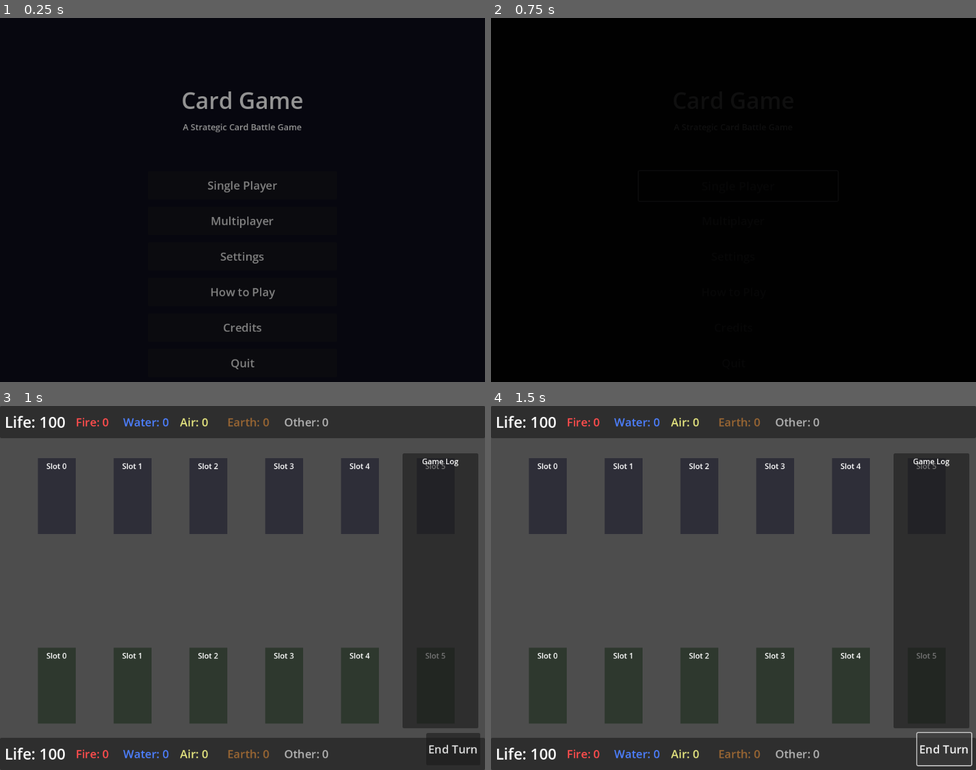
Above: before the commit, frames 1-4 (two rows, left to right).
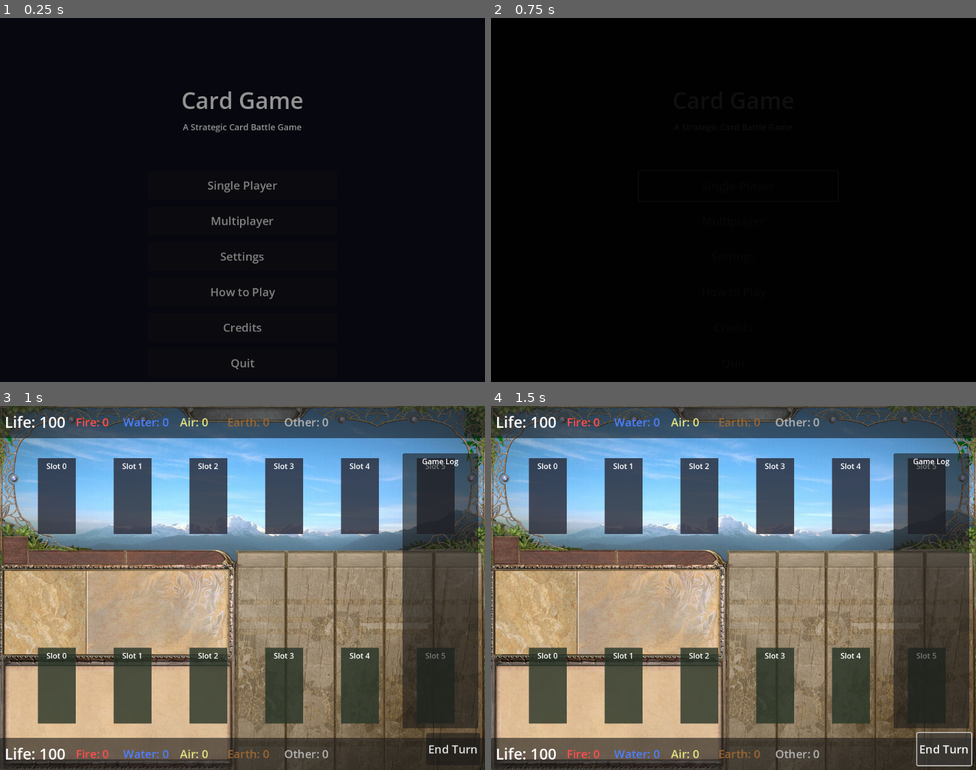
Above: after the commit, the same moments.

Repository: pcphantom/CardGameGD
Game: Godot game, scene res://scenes/ui/main_menu.tscn
Same seed, same stepped clock (60 frames per second), same inputs: the game is played once before the commit and once after it. Sound files missing from this copy of the repository are replaced by a short silence.
Inputs:
- Up to frame 1 (0.25 s): no input
- Up to frame 2 (0.75 s): click "Single Player" at 0.5 s
- Up to frame 3 (1 s): no input
- Up to frame 4 (1.5 s): click "End Turn" at 1.25 s

Frames 1-2 are identical in both runs. In frame 3, 78% of the frame differs, in the area x 0-100%, y 0-100%; in frame 4, 78%.
Error after the commit: Parse Error: Could not resolve class "CreatureFactory", because of a parser error. (res://scripts/game_controller.gd:396)

Commit message:
Fix main.tscn to use GameController and add background
- Changed script reference from non-existent main_scene.gd to game_controller.gd
- Added background.jpg texture to Background sprite
- GameController creates PlayerVisual instances which create SlotVisual
- Old placeholder ColorRect slots will be replaced by proper visuals

This should make the game scene actually load and display properly.

Diff:
--- a/CardGameGD/scenes/main.tscn
+++ b/CardGameGD/scenes/main.tscn
@@ -1,13 +1,14 @@
-[gd_scene load_steps=2 format=3 uid="uid://bvq8x7y2n3m4k"]
-
-[ext_resource type="Script" path="res://scripts/ui/main_scene.gd" id="1_main"]
+[gd_scene load_steps=3 format=3 uid="uid://bvq8x7y2n3m4k"]
+
+[ext_resource type="Script" path="res://scripts/game_controller.gd" id="1_main"]
+[ext_resource type="Texture2D" uid="uid://davp2uf8ccxlq" path="res://assets/images/background.jpg" id="2_bg"]
 
 [node name="Main" type="Node2D"]
 script = ExtResource("1_main")
 
 [node name="Background" type="Sprite2D" parent="."]
 position = Vector2(512, 384)
-modulate = Color(0.2, 0.25, 0.3, 1)
+texture = ExtResource("2_bg")
 
 [node name="GameBoard" type="Node2D" parent="."]
 
